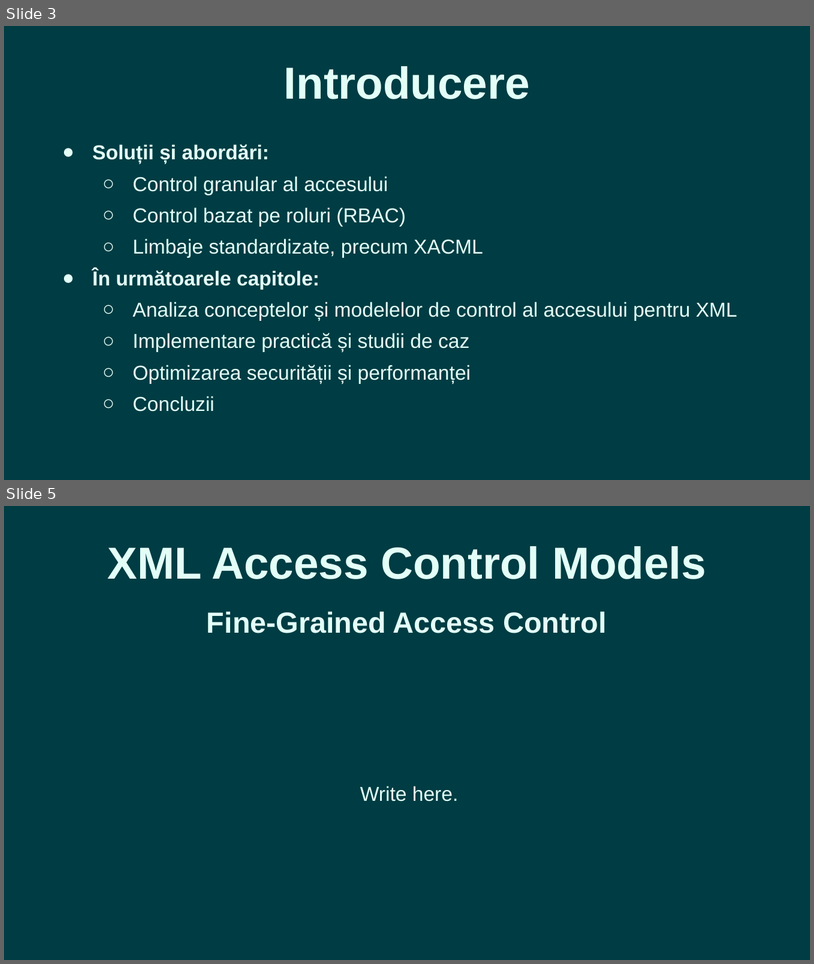
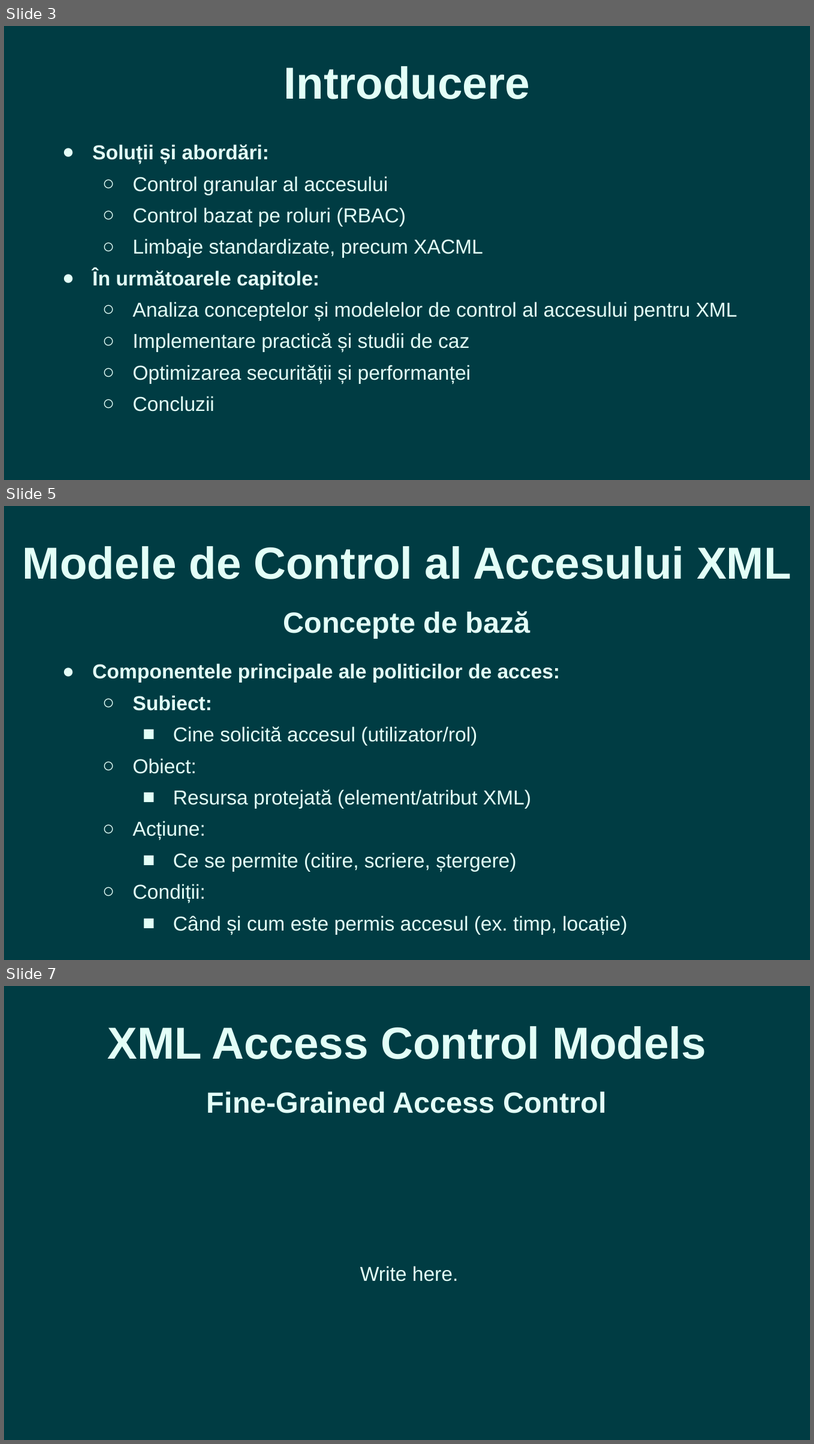
Before and after one commit to romantudorofficial/University_InformationSecurity, a slide deck: Access Control for XML - Presentation.pptx. Shown one above the other, each under a label of ours: slides 3 and 5 before the commit, slides 3, 5 and 7 after it; the slides between them are not shown. The pictures are 814x964 and 814x1444 pixels, drawn with LibreOffice and Linux fonts; fonts in the diff are those of the drawing. Boxes give left, top, right and bottom in pixels: in the first picture for what was removed or moved away, otherwise in the second. Text is boxed around its words. In the diff, an @@ line names an element or a change of style, - is before the commit and + after.

```diff
--- a/Access Control for XML - Presentation.pptx
+++ b/Access Control for XML - Presentation.pptx
@@ slide 5 added at (x1=4, y1=506, x2=810, y2=960), background #003C43 @@
@@ text added at (x1=23, y1=546, x2=791, y2=579), 40 pt, text #E3FEF7, bold @@
+Modele de Control al Accesului XML
@@ text added at (x1=283, y1=611, x2=531, y2=639), 26 pt, text #E3FEF7, bold @@
+Concepte de bază
@@ text added at (x1=92, y1=663, x2=627, y2=934), 18 pt, text #E3FEF7 @@
+● Componentele principale ale politicilor de acces:
+  ○ Subiect:
+    ■ Cine solicită accesul (utilizator/rol)
+  ○ Obiect:
+    ■ Resursa protejată (element/atribut XML)
+  ○ Acțiune:
+    ■ Ce se permite (citire, scriere, ștergere)
+  ○ Condiții:
+    ■ Când și cum este permis accesul (ex. timp, locație)
@@ what was slide 5 is now slide 7 @@
```
Also in this commit, not shown: 2 other slides added, 1 slide removed, 3 other files.
